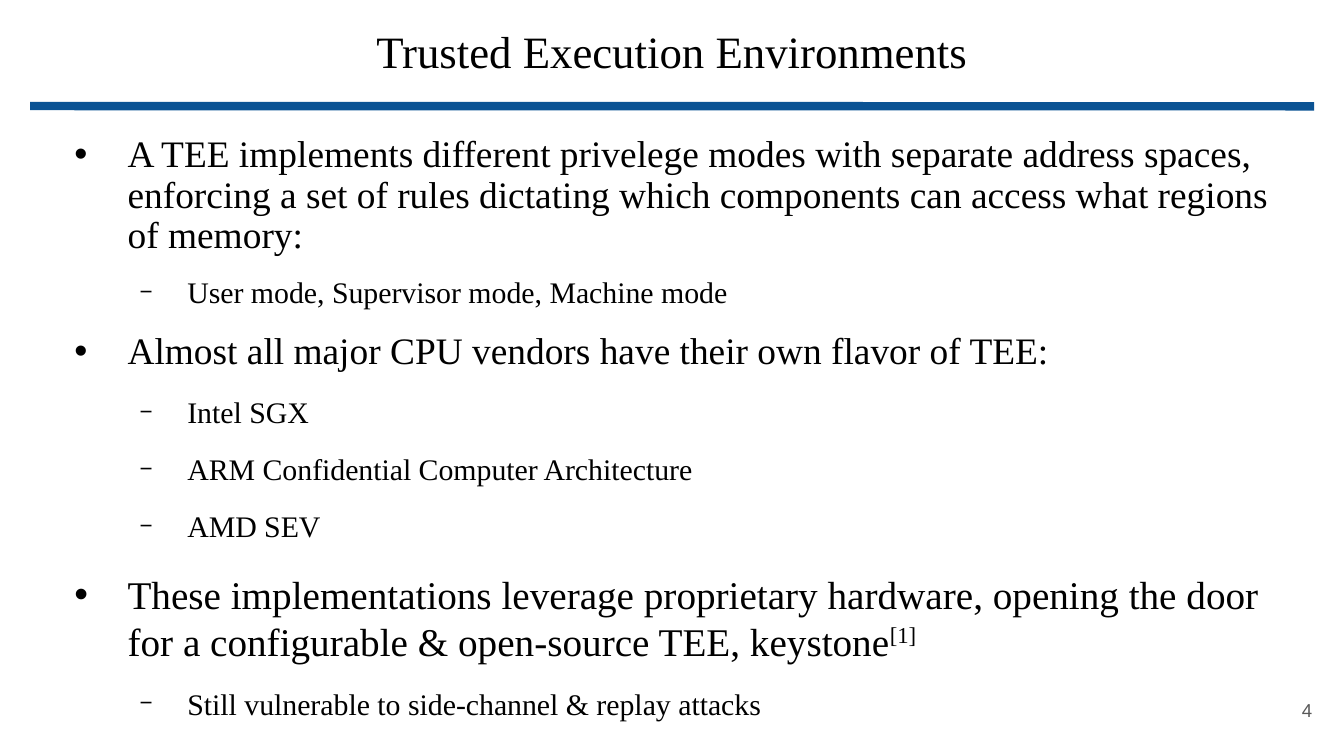
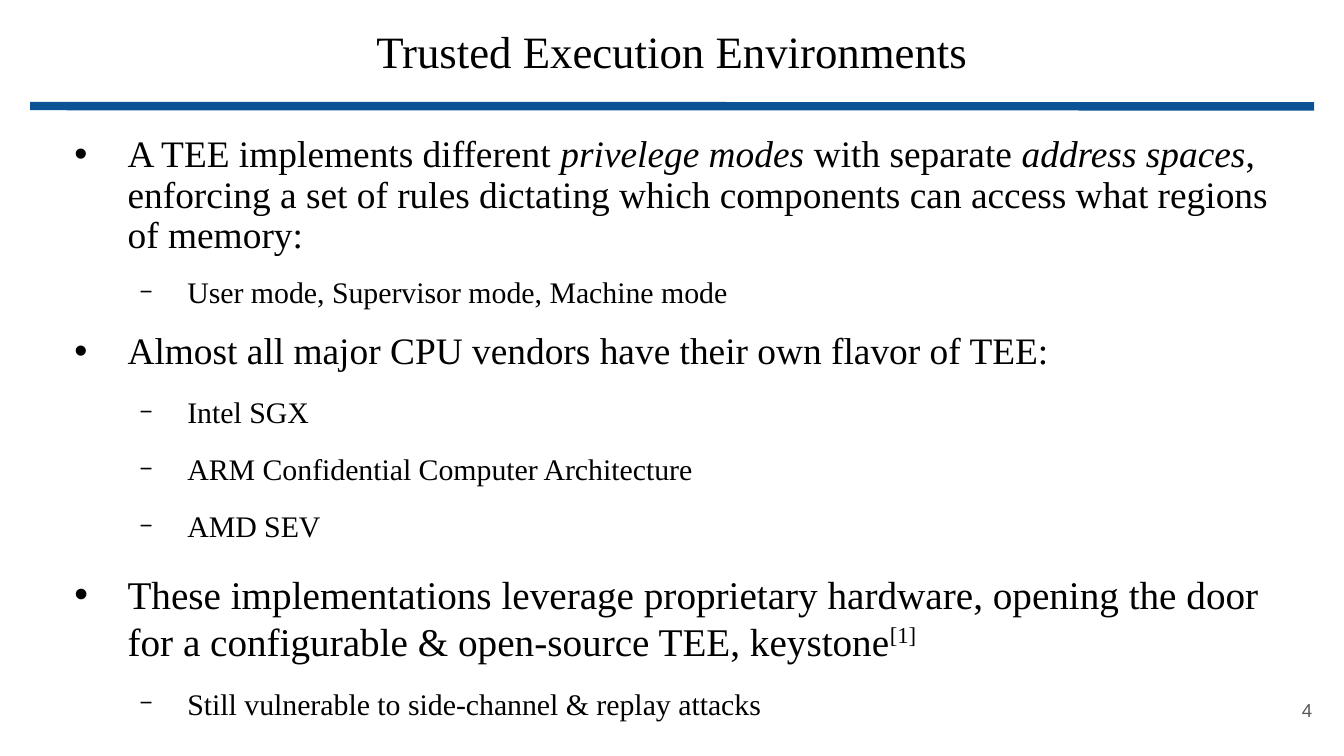
Before and after one commit to wbuz24/grad-research, a slide deck: slide 4 of presentations/update.11.15.pptx. Drawn at 1344x756 pixels with LibreOffice and Linux fonts; fonts in the diff are those of the drawing. Boxes give left, top, right and bottom in pixels: in the first picture for what was removed or moved away, otherwise in the second. Text is boxed around its words. In the diff, an @@ line names an element or a change of style, - is before the commit and + after.

```diff
--- a/presentations/update.11.15.pptx
+++ b/presentations/update.11.15.pptx
@@ text at bbox=[128, 140, 1268, 255]: italic on in "privelege modes address spaces," @@
```
Also in this commit, not shown: 3 other slides changed, 1 slide added.
